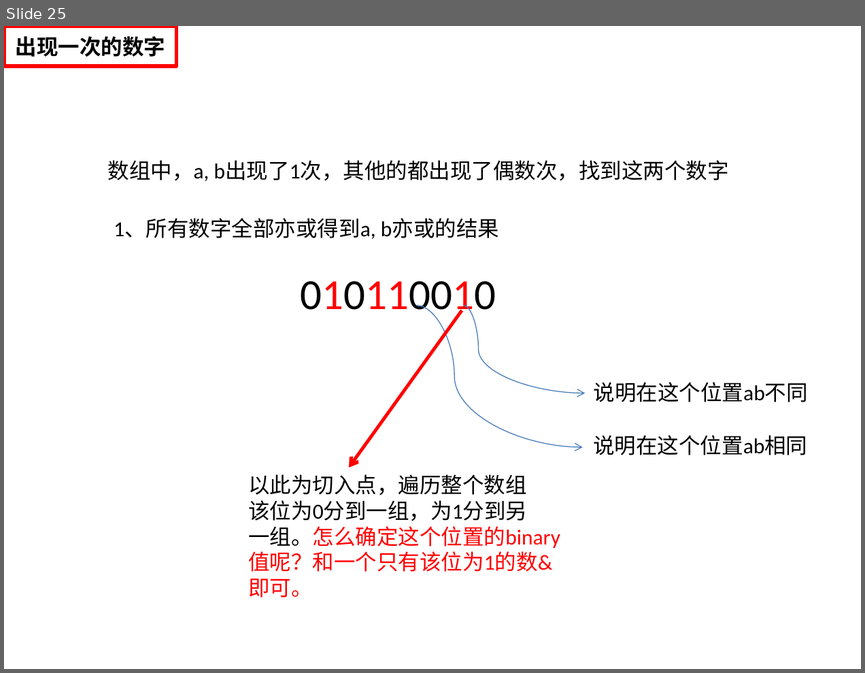
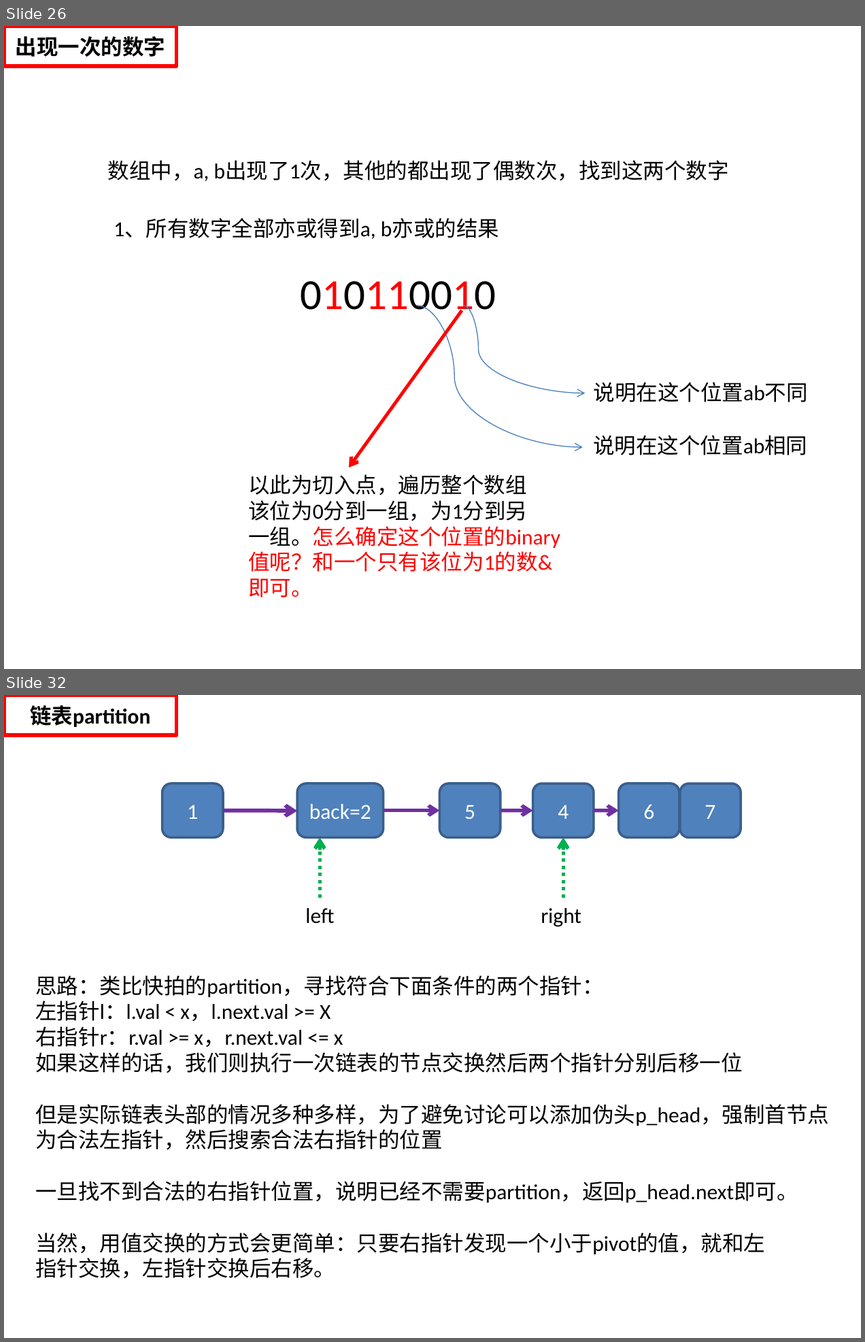
Before and after one commit to helloworld729/28_Algorithm, a slide deck: 第2遍/数据结构与算法.pptx. Shown one above the other, each under a label of ours: slide 25 before the commit, slides 26 and 32 after it; the slides between them are not shown. The pictures are 865x673 and 865x1342 pixels, drawn with LibreOffice and Linux fonts; fonts in the diff are those of the drawing. Boxes give left, top, right and bottom in pixels: in the first picture for what was removed or moved away, otherwise in the second. Text is boxed around its words. In the diff, an @@ line names an element or a change of style, - is before the commit and + after.

```diff
--- a/第2遍/数据结构与算法.pptx
+++ b/第2遍/数据结构与算法.pptx
@@ slide 32 added at [4, 695, 861, 1338], background #FFFFFF @@
@@ rectangle added at [4, 695, 176, 735], fill #FFFFFF, outline #FF0000 3 pt, 18 pt, text #000000, bold @@
+链表partition
@@ rounded rectangle added at [162, 783, 224, 837], fill #4F81BD, outline #3A5F8C 2 pt, 18 pt, text #FFFFFF @@
+1
@@ rounded rectangle added at [297, 783, 383, 837], fill #4F81BD, outline #3A5F8C 2 pt, 18 pt, text #FFFFFF @@
+back=2
@@ rounded rectangle added at [439, 783, 500, 837], fill #4F81BD, outline #3A5F8C 2 pt, 18 pt, text #FFFFFF @@
+5
@@ rounded rectangle added at [532, 783, 594, 837], fill #4F81BD, outline #3A5F8C 2 pt, 18 pt, text #FFFFFF @@
+4
@@ rounded rectangle added at [618, 783, 679, 837], fill #4F81BD, outline #3A5F8C 2 pt, 18 pt, text #FFFFFF @@
+6
@@ rounded rectangle added at [680, 783, 741, 837], fill #4F81BD, outline #3A5F8C 2 pt, 18 pt, text #FFFFFF @@
+7
@@ curved arrow added from (224, 811) to (297, 811), #7030A0 3.25 pt @@
@@ arrow added from (383, 811) to (439, 811), #7030A0 3 pt @@
@@ arrow added from (500, 811) to (532, 811), #7030A0 3 pt @@
@@ arrow added from (594, 811) to (618, 811), #7030A0 3 pt @@
@@ arrow added from (320, 898) to (320, 837), #00B050 3 pt dashed @@
@@ arrow added from (564, 898) to (564, 837), #00B050 3 pt dashed @@
@@ text added at [305, 908, 334, 923], 18 pt, text #000000 @@
+left
@@ text added at [541, 908, 581, 927], 18 pt, text #000000 @@
+right
@@ text added at [35, 975, 829, 1278], 18 pt, text #000000 @@
+思路：类比快拍的partition，寻找符合下面条件的两个指针：
+左指针l：l.val < x，l.next.val >= X
+右指针r：r.val >= x，r.next.val <= x
+如果这样的话，我们则执行一次链表的节点交换然后两个指针分别后移一位
+但是实际链表头部的情况多种多样，为了避免讨论可以添加伪头p_head，强制首节点
+为合法左指针，然后搜索合法右指针的位置
+一旦找不到合法的右指针位置，说明已经不需要partition，返回p_head.next即可。
+当然，用值交换的方式会更简单：只要右指针发现一个小于pivot的值，就和左
+指针交换，左指针交换后右移。
@@ what was slide 25 is now slide 26 @@
```
Also in this commit, not shown: 2 slides changed, 6 other slides added, 17 other files.
